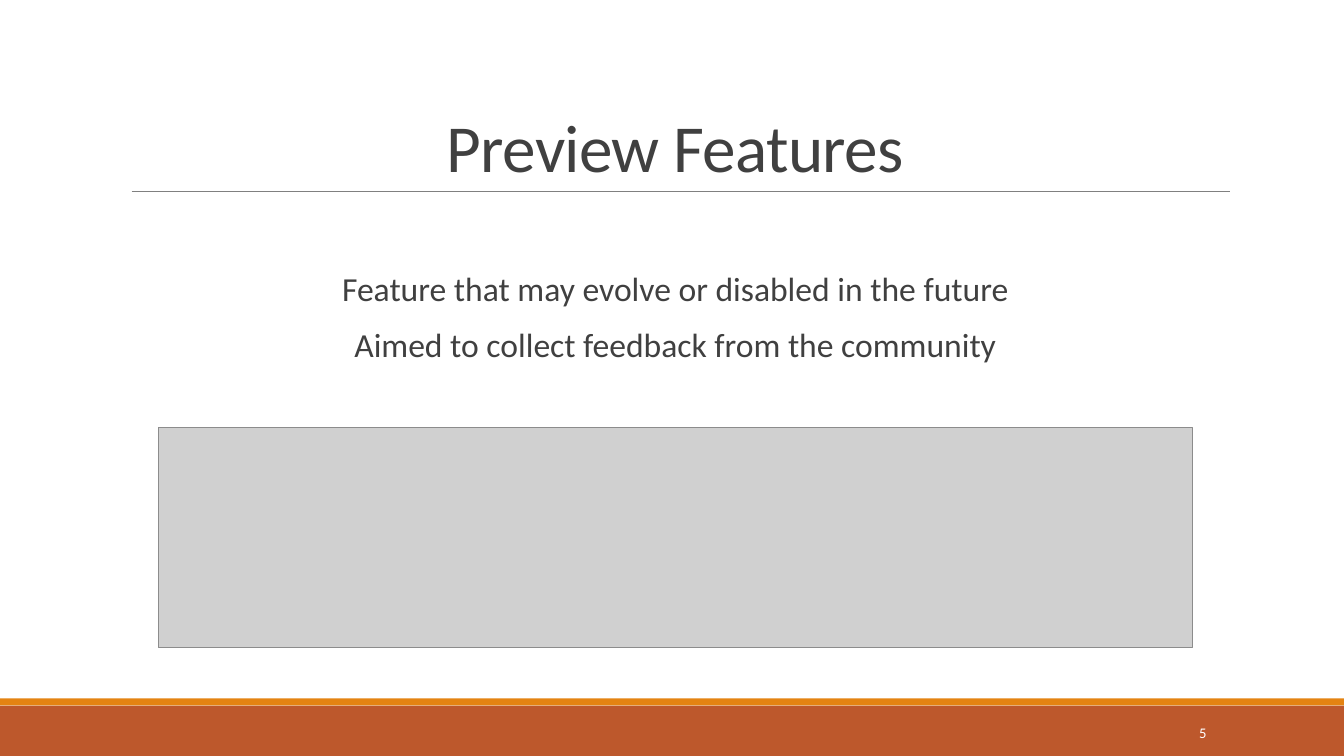
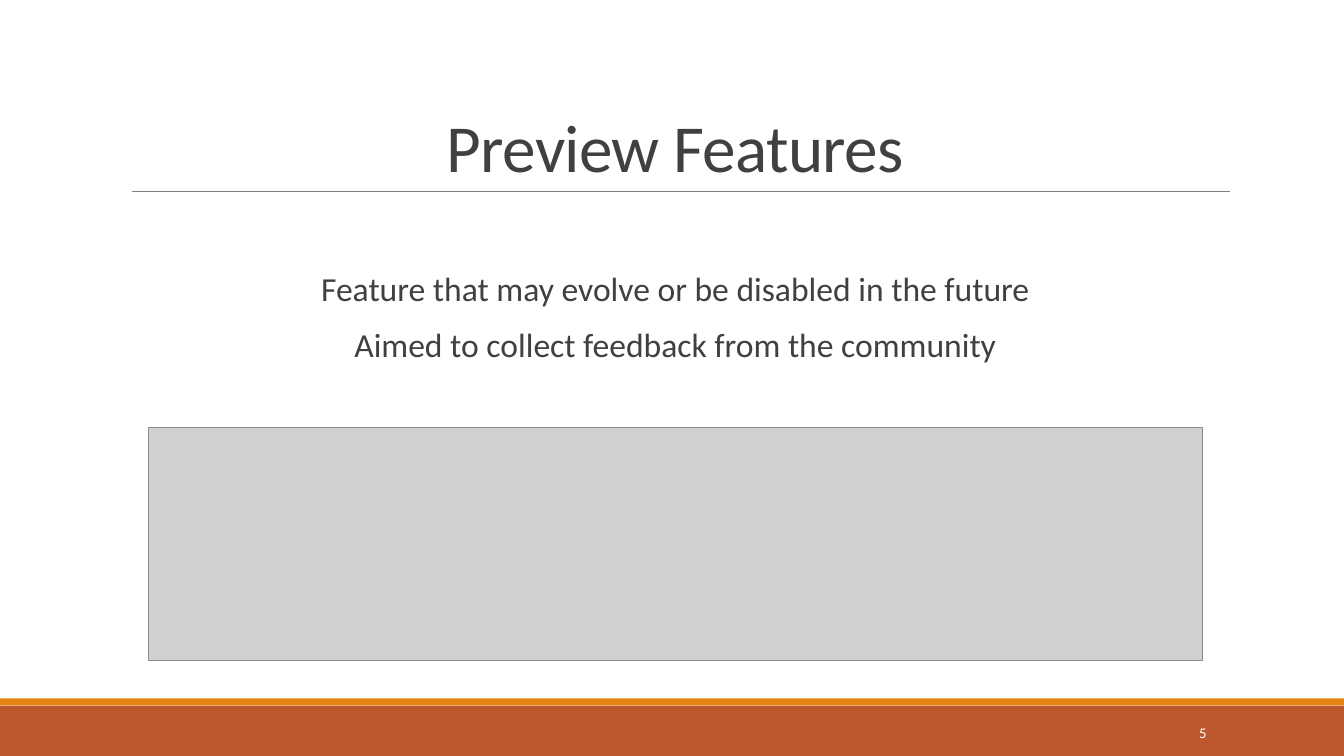
Before and after one commit to bnau/java-11-17, a slide deck: slide 5 of java-11-17.pptx. Drawn at 1344x756 pixels with LibreOffice and Linux fonts; fonts in the diff are those of the drawing; grey boxes stand for pictures; background and template pictures are left out. Boxes give left, top, right and bottom in pixels: in the first picture for what was removed or moved away, otherwise in the second. Text is boxed around its words. In the diff, an @@ line names an element or a change of style, - is before the commit and + after.

```diff
--- a/java-11-17.pptx
+++ b/java-11-17.pptx
@@ text at (321,277,1029,307): text changed @@
-Feature that may evolve or disabled in the future
+Feature that may evolve or be disabled in the future
@@ picture: place and size @@
-picture at (158,427,1193,648)
+picture at (148,427,1203,660)
```
Also in this commit, not shown: 2 other files.
